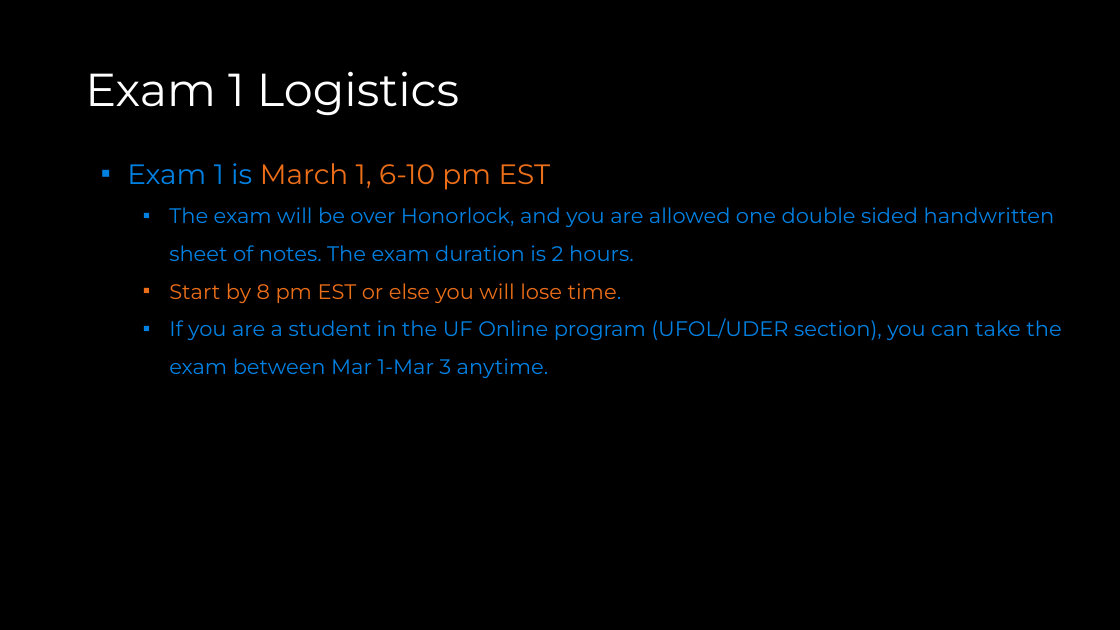
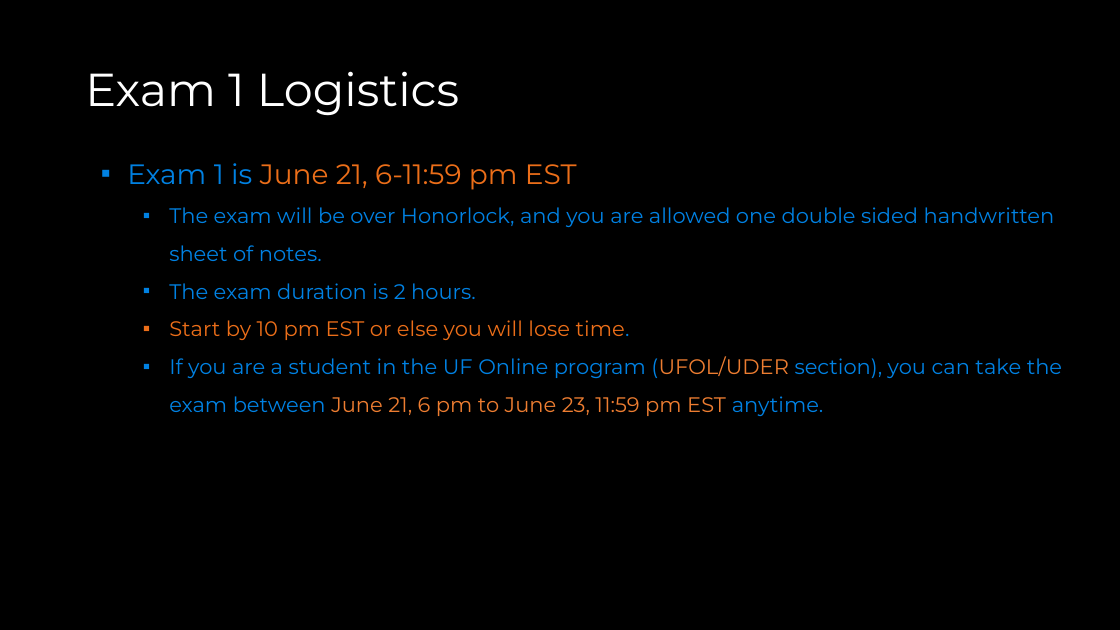
Before and after one commit to COP3530/Instructional-Content, a slide deck: slide 4 of Slides/Slides-PPT/Exam 1 - Review A.pptx. Drawn at 1120x630 pixels with LibreOffice and Linux fonts; fonts in the diff are those of the drawing. Boxes give left, top, right and bottom in pixels: in the first picture for what was removed or moved away, otherwise in the second. Text is boxed around its words. In the diff, an @@ line names an element or a change of style, - is before the commit and + after.

Commit message:
exam review updated

```diff
--- a/Slides/Slides-PPT/Exam 1 - Review A.pptx
+++ b/Slides/Slides-PPT/Exam 1 - Review A.pptx
@@ text at [127,163,1062,416]: text changed @@
-▪ Exam 1 is March 1, 6-10 pm EST
-  ▪ The exam will be over Honorlock, and you are allowed one double sided handwritten sheet of notes. The exam duration is 2 hours.
-  ▪ Start by 8 pm EST or else you will lose time.
-  ▪ If you are a student in the UF Online program (UFOL/UDER section), you can take the exam between Mar 1-Mar 3 anytime.
+▪ Exam 1 is June 21, 6-11:59 pm EST
+  ▪ The exam will be over Honorlock, and you are allowed one double sided handwritten sheet of notes.
+  ▪ The exam duration is 2 hours.
+  ▪ Start by 10 pm EST or else you will lose time.
+  ▪ If you are a student in the UF Online program (UFOL/UDER section), you can take the exam between June 21, 6 pm to June 23, 11:59 pm EST anytime.
```
Also in this commit, not shown: 5 other slides changed, 1 slide removed, 1 other file.
